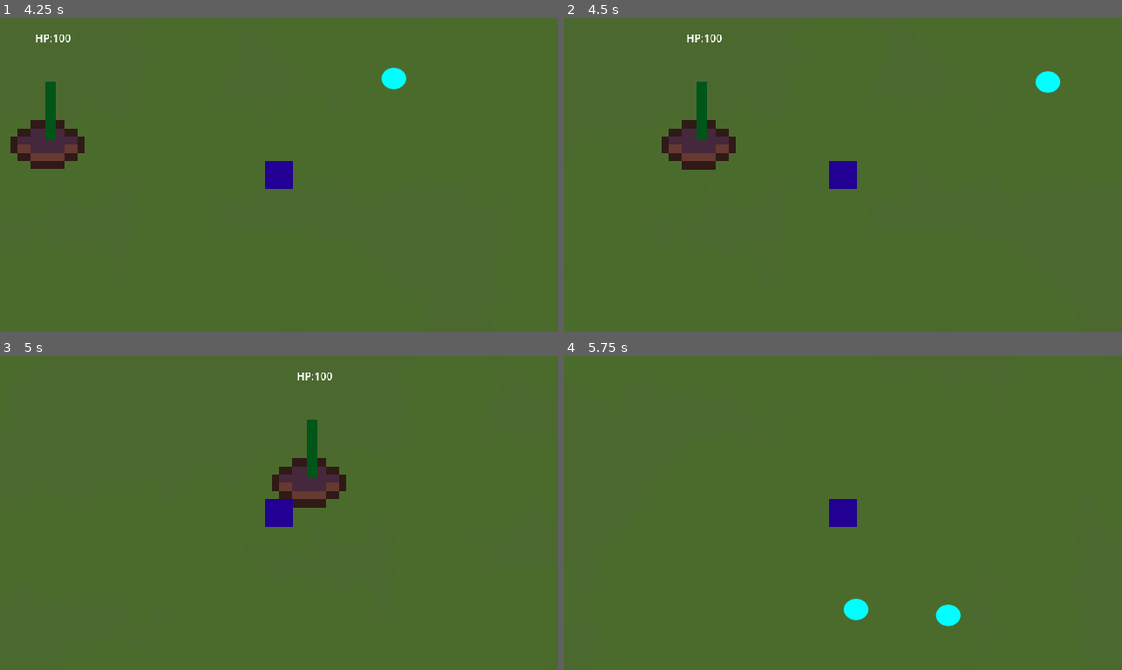
Above: before the commit, frames 1-4 (two rows, left to right).
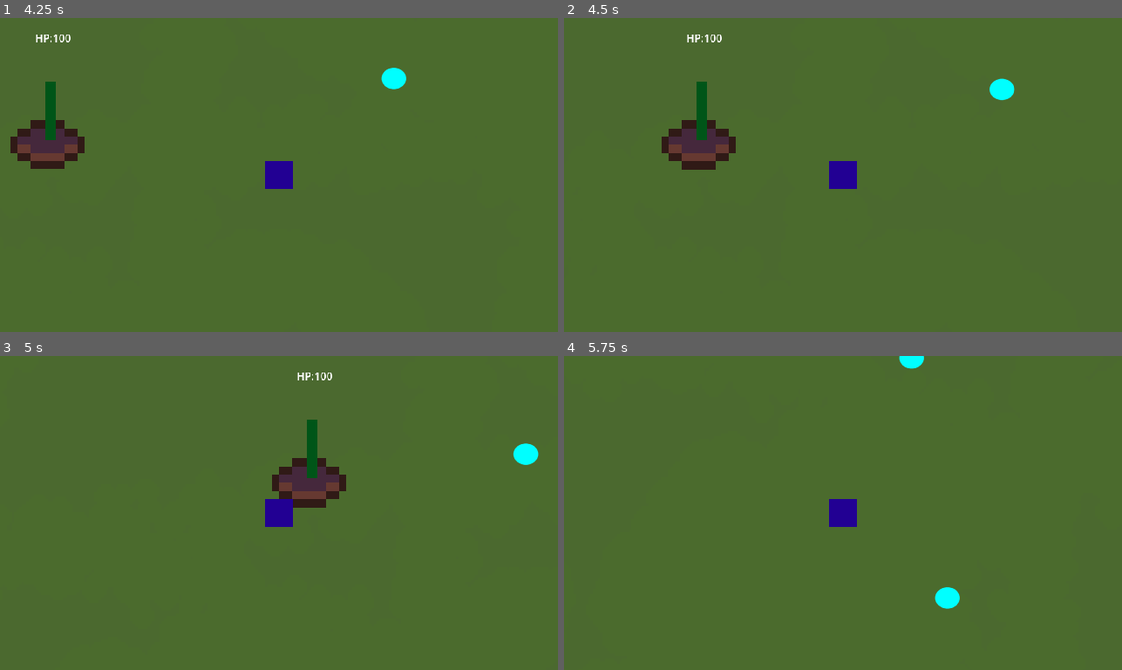
Above: after the commit, the same moments.

Repository: MARCThechose/FarmJam
Game: Godot game, scene res://scenes/arena.tscn
The game is run twice, just before and just after one commit, with the same random seed, the same clock (stepped at 60 frames per second) and the same inputs.
Inputs (mouse positions are in pixels of both pictures, inside the frame that each line leads up to):
- Up to frame 1 (4.25 s): tap Enter at 0.5 s; move the mouse to (401, 159) at 0.52 s; hold Right (move_right) 0.53-1.28 s; move the mouse to (167, 190) at 1.27 s; hold S (move_down) 1.28-2.03 s; move the mouse to (334, 105) at 2.02 s; hold Right (move_right) 2.03-2.78 s; tap Space at 2.75 s; move the mouse to (251, 237) at 2.77 s; hold W (move_up) 2.78-3.53 s; move the mouse to (446, 222) at 3.52 s; hold A (move_left) from 3.53 s (still down)
- Up to frame 2 (4.5 s): keep holding A (move_left); move the mouse to (675, 127) at 4.27 s
- Up to frame 3 (5 s): keep holding A (move_left)
- Up to frame 4 (5.75 s): move the mouse to (870, 513) at 5.02 s; release A (move_left) at 5.03 s; hold S (move_down) from 5.03 s (still down)

Frame 1 is identical in both runs. In frame 2, 0.5% of the frame differs, in the area x 76-90%, y 16-27%; in frame 3, 0.3%; in frame 4, 0.9%, in the area x 50-72%, y 0-87%.

Commit message:
added Melee type

Diff:
--- a/scenes/enemy_walker.tscn
+++ b/scenes/enemy_walker.tscn
@@ -15,6 +15,8 @@
 
 [node name="enemy" type="Area2D"]
 script = ExtResource("1_ndhhd")
+damage = null
+max_hp = null
 enemy_data = SubResource("Resource_7gd67")
 
 [node name="walker" type="Sprite2D" parent="."]
--- a/scripts/enemy_base.gd
+++ b/scripts/enemy_base.gd
@@ -11,6 +11,9 @@
 const BLOOD_PAR_SCENE = preload("res://scenes//bloodparticles.tscn")
 
 func _ready():
+		if max_hp == null:
+				max_hp = 3
+
 		current_hp = max_hp
 
 func take_damage(amount: int):
--- a/scripts/enemy_walker.gd
+++ b/scripts/enemy_walker.gd
@@ -30,15 +30,20 @@
 		State.CHARGING:
 			_state_charging(delta)
 
+# Renaming this function might make it clearer, but let's keep it for now.
 func _state_floating(delta):
-	var direction_to_base = Global.plantNode.global_position.direction_to(global_position)
-	var ideal_hover_pos = Global.plantNode.global_position + direction_to_base * enemy_data.hover_distance
+	# 1. Calculate the direction directly towards the plant/base
+	# The direction is from the enemy's position TO the plant's position.
+	var direction_to_plant = global_position.direction_to(Global.plantNode.global_position)
 
-	var velocity = global_position.direction_to(ideal_hover_pos) * enemy_data.move_speed
+	# 2. Calculate velocity to move directly towards the plant
+	var velocity = direction_to_plant * enemy_data.move_speed
 
+	# 3. Keep the "floating" offset if you still want that visual wiggle (Optional)
 	var float_offset = sin(time_passed * enemy_data.float_frequency) * enemy_data.float_amplitude
 	velocity.y += float_offset
 
+	# 4. Apply movement
 	global_position += velocity * delta
 
 func _state_charging(delta):
